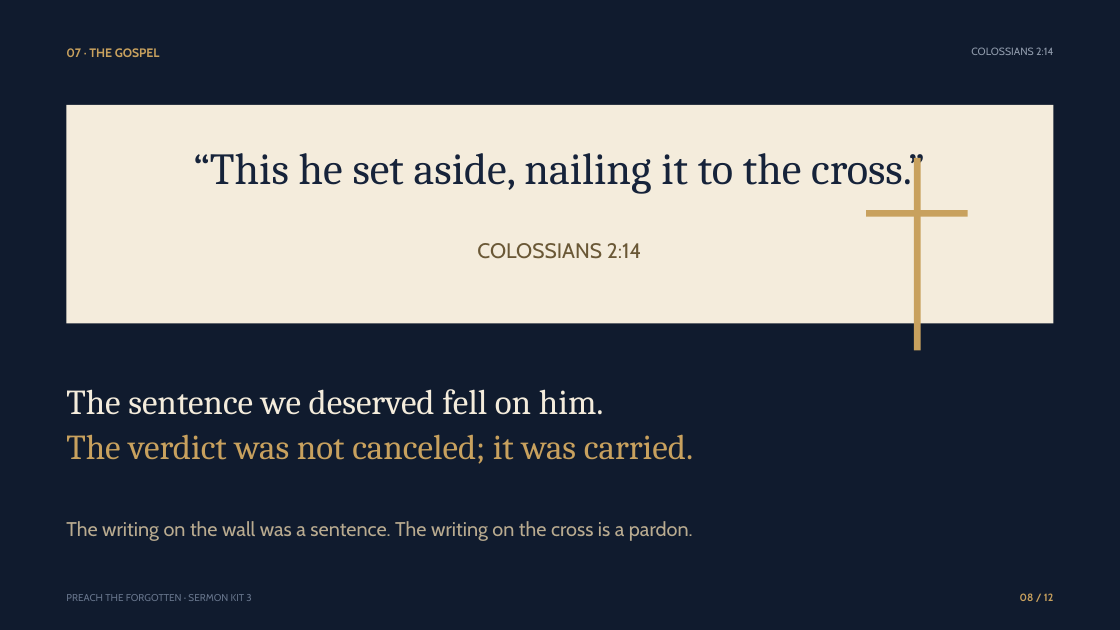
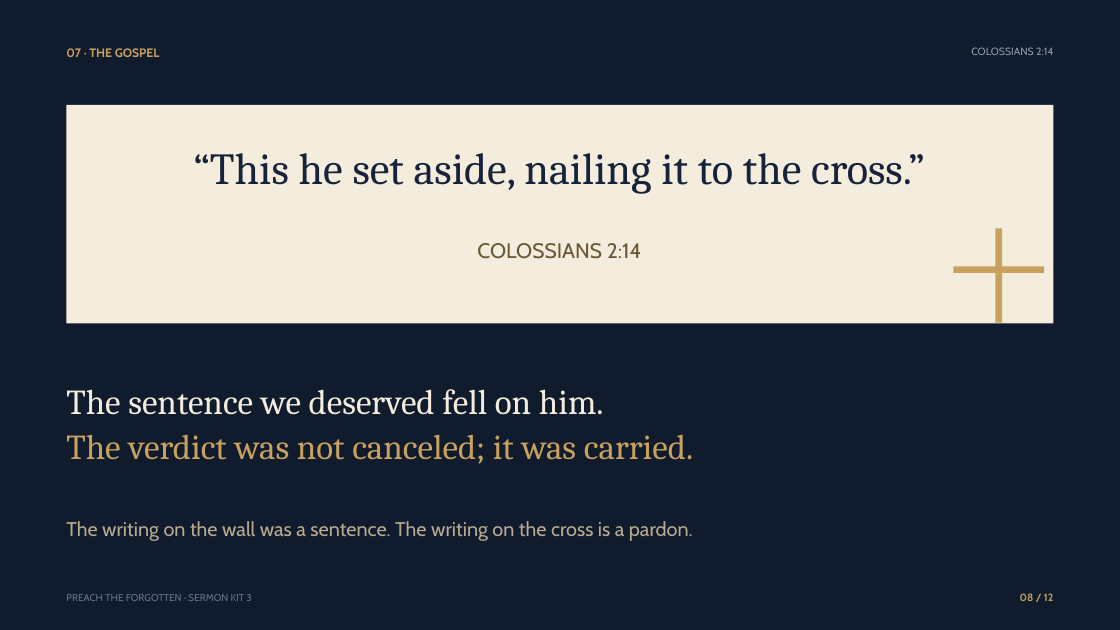
Before and after one commit to GaeskaT/Monetizable, a slide deck: slide 8 of Sermon-Kit-3-The-Weightless-King.pptx. Drawn at 1120x630 pixels with LibreOffice and Linux fonts; fonts in the diff are those of the drawing. Boxes give left, top, right and bottom in pixels: in the first picture for what was removed or moved away, otherwise in the second. Text is boxed around its words. In the diff, an @@ line names an element or a change of style, - is before the commit and + after.

```diff
--- a/Sermon-Kit-3-The-Weightless-King.pptx
+++ b/Sermon-Kit-3-The-Weightless-King.pptx
@@ rectangle: place and size @@
-rectangle at [914, 158, 921, 350]
+rectangle at [996, 229, 1002, 323]
@@ rectangle: place and size @@
-rectangle at [866, 210, 968, 217]
+rectangle at [954, 266, 1044, 273]
```
Also in this commit, not shown: 4 other files.
